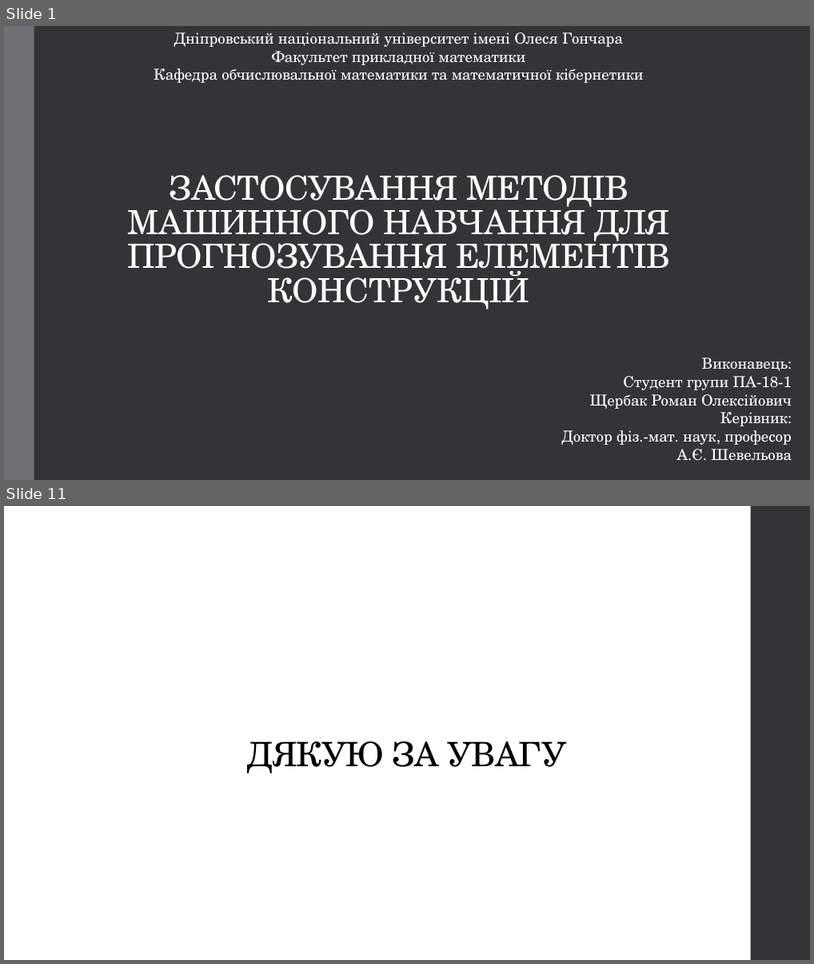
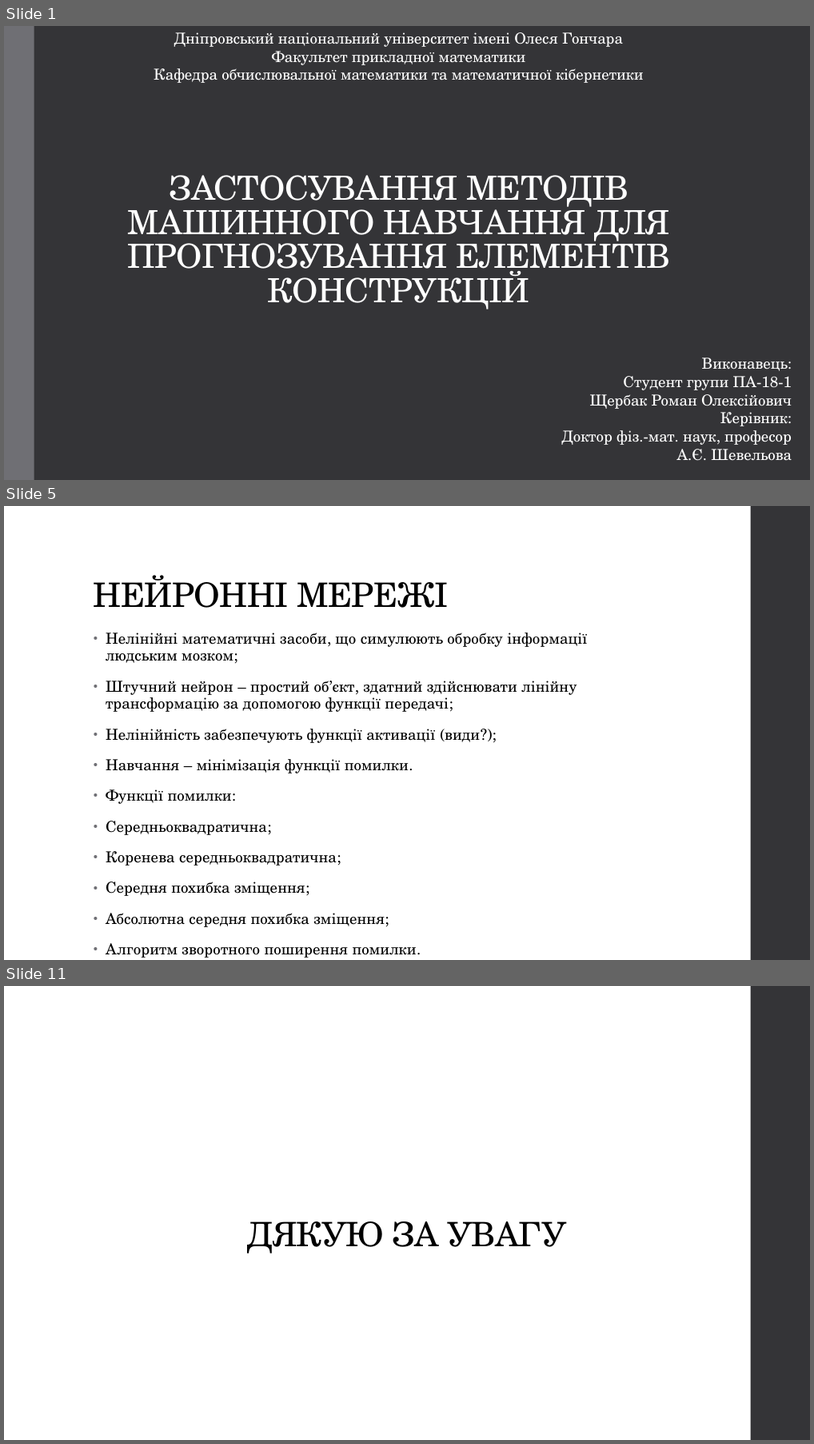
Before and after one commit to Romchyk-S/Thesis, a slide deck: Застосування методів машинного навчання для прогнозування елементів конструкцій.pptx. Shown one above the other, each under a label of ours: slides 1 and 11 before the commit, slides 1, 5 and 11 after it; the slides between them are not shown. The pictures are 814x964 and 814x1444 pixels, drawn with LibreOffice and Linux fonts; fonts in the diff are those of the drawing. Boxes give left, top, right and bottom in pixels: in the first picture for what was removed or moved away, otherwise in the second. Text is boxed around its words. In the diff, an @@ line names an element or a change of style, - is before the commit and + after.

```diff
--- a/Застосування методів машинного навчання для прогнозування елементів конструкцій.pptx
+++ b/Застосування методів машинного навчання для прогнозування елементів конструкцій.pptx
@@ slide 5 added at (4,506,810,960), background #FFFFFF; not listed: 1 template element that a slide beside it also shows @@
@@ title added at (94,575,448,608), 40 pt, text #000000 @@
+НЕЙРОННІ МЕРЕЖІ
@@ text added at (106,632,587,957), 18 pt, text #000000 @@
+• Нелінійні математичні засоби, що симулюють обробку інформації людським мозком;
+• Штучний нейрон – простий об’єкт, здатний здійснювати лінійну трансформацію за допомогою функції передачі;
+• Нелінійність забезпечують функції активації (види?);
+• Навчання – мінімізація функції помилки.
+• Функції помилки:
+• Середньоквадратична;
+• Коренева середньоквадратична;
+• Середня похибка зміщення;
+• Абсолютна середня похибка зміщення;
+• Алгоритм зворотного поширення помилки.
```
Also in this commit, not shown: 3 slides changed, 5 other slides added, 6 slides removed, 2 other files.
